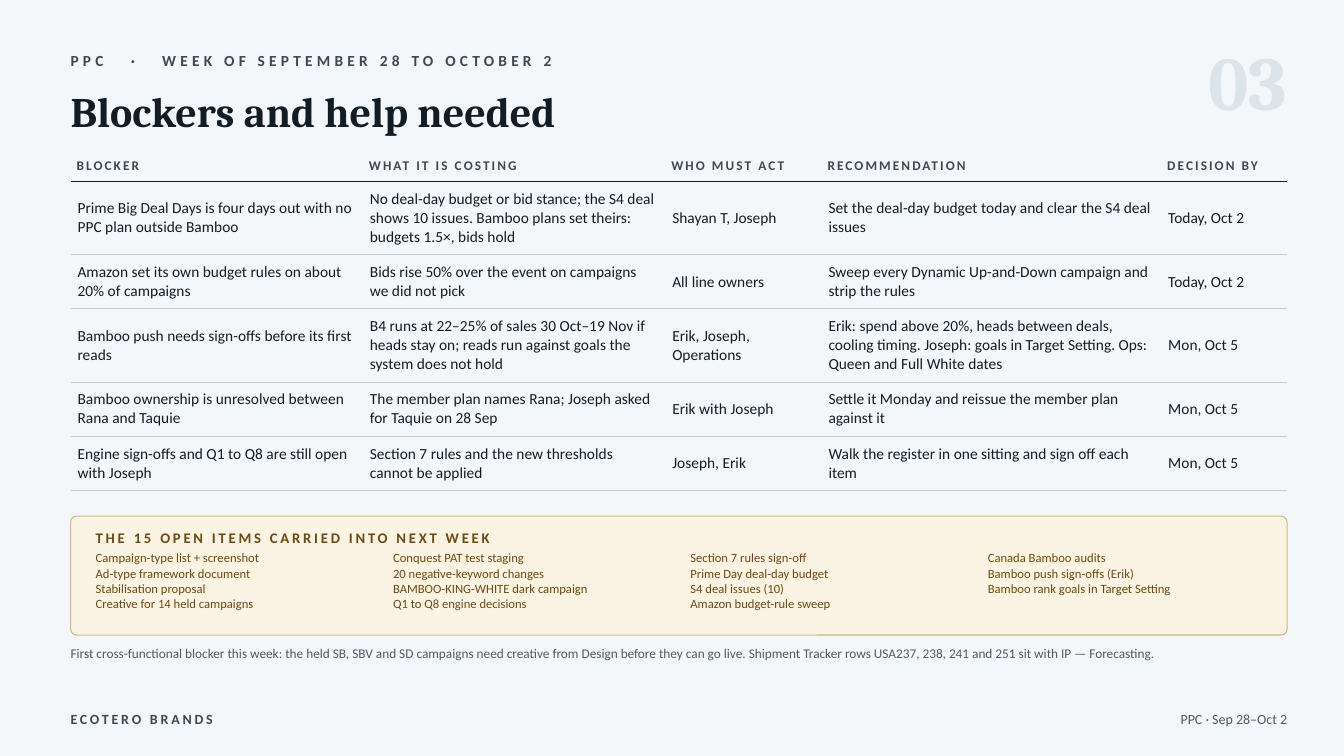
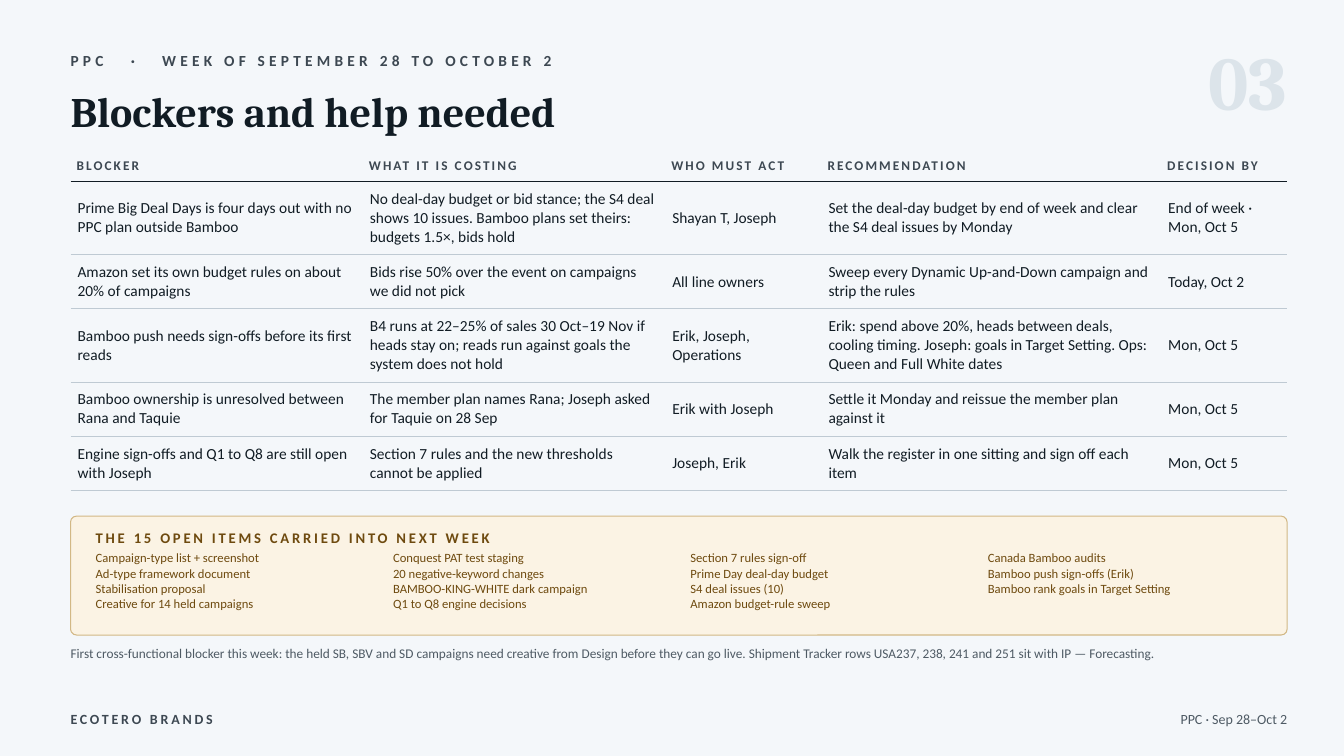
Before and after one commit to zarlish-web/PPC-Audit-, a slide deck: slide 4 of deliverables/PPC_Weekly_Review_Sep28-Oct2.pptx. Drawn at 1344x756 pixels with LibreOffice and Linux fonts; fonts in the diff are those of the drawing. Boxes give left, top, right and bottom in pixels: in the first picture for what was removed or moved away, otherwise in the second. Text is boxed around its words. In the diff, an @@ line names an element or a change of style, - is before the commit and + after.

```diff
--- a/deliverables/PPC_Weekly_Review_Sep28-Oct2.pptx
+++ b/deliverables/PPC_Weekly_Review_Sep28-Oct2.pptx
@@ table at (71,156,1288,485) @@
-row 2, column 4: Set the deal-day budget today and clear the S4 deal issues
+row 2, column 4: Set the deal-day budget by end of week and clear the S4 deal issues by Monday
-row 2, column 5: Today, Oct 2
+row 2, column 5: End of week · Mon, Oct 5
```
Also in this commit, not shown: 1 other slide changed.
